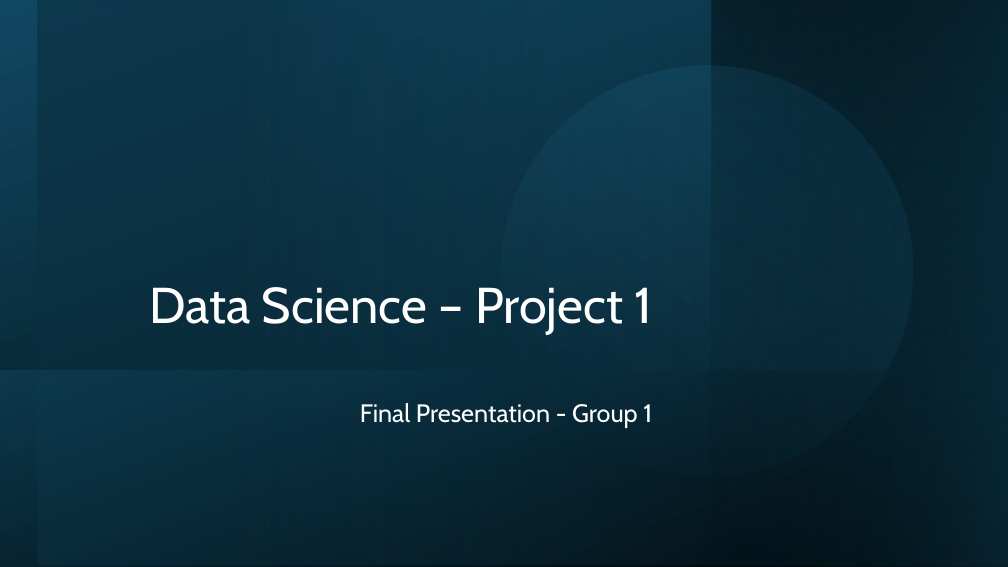
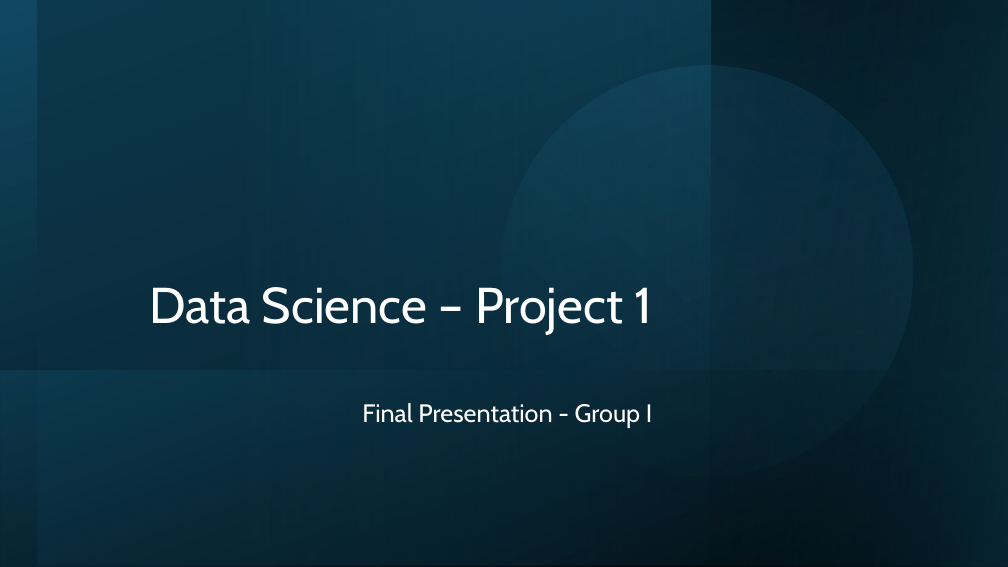
Before and after one commit to MicheaColautti/DataScience-Prog1, a slide deck: slide 1 of Doc/Project 1 - Final presentation.pptx. Drawn at 1008x567 pixels with LibreOffice and Linux fonts; fonts in the diff are those of the drawing. Boxes give left, top, right and bottom in pixels: in the first picture for what was removed or moved away, otherwise in the second. Text is boxed around its words. In the diff, an @@ line names an element or a change of style, - is before the commit and + after.

```diff
--- a/Doc/Project 1 - Final presentation.pptx
+++ b/Doc/Project 1 - Final presentation.pptx
@@ subtitle at bbox=[362, 403, 652, 428]: text changed @@
-Final Presentation - Group 1
+Final Presentation - Group I
```
Also in this commit, not shown: 1 other slide changed.
